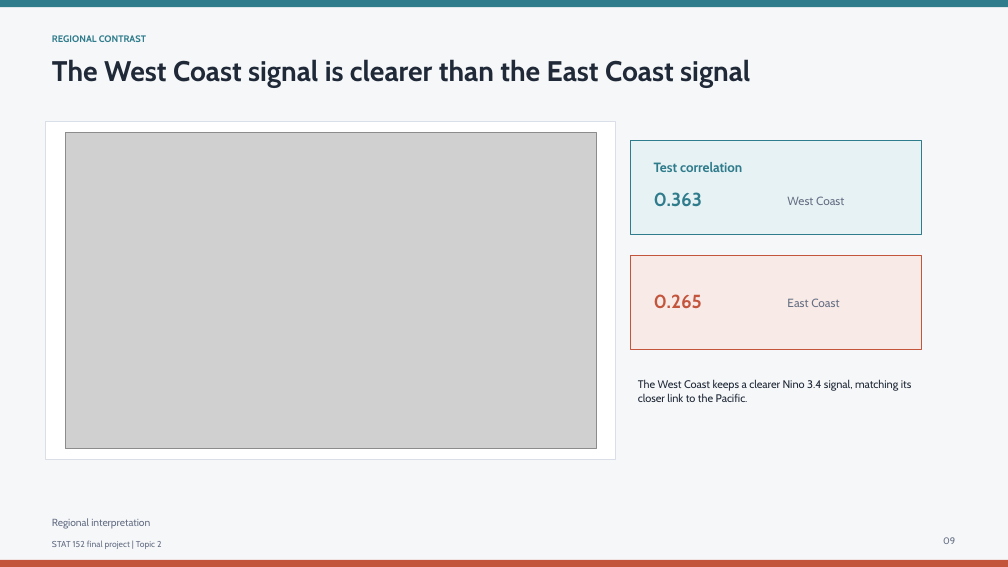
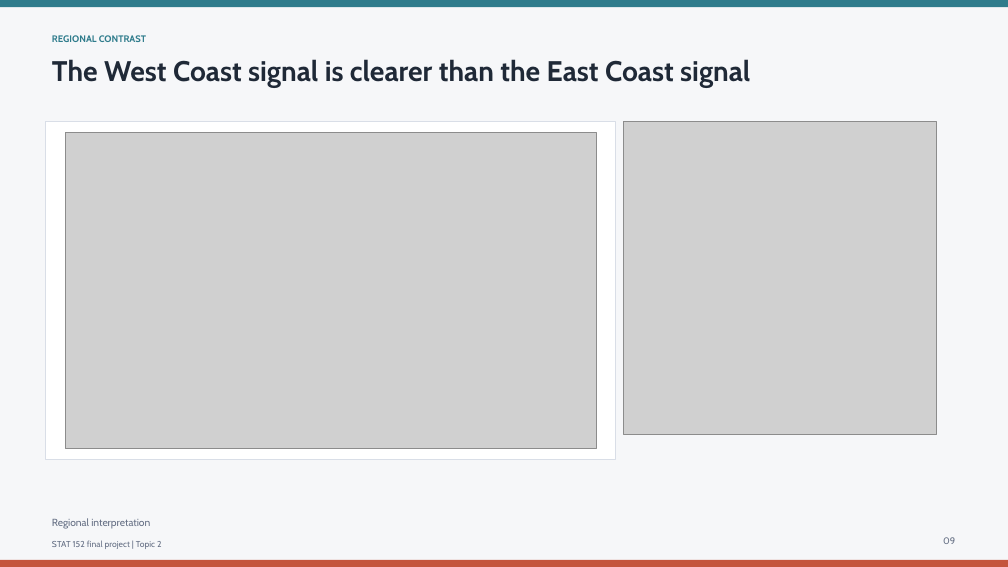
Before and after one commit to Cumuifreer/ucla-stats-152-final-project-topic2, a slide deck: slide 9 of coastal-temperature-prediction.pptx. Drawn at 1008x567 pixels with LibreOffice and Linux fonts; fonts in the diff are those of the drawing; grey boxes stand for pictures. Boxes give left, top, right and bottom in pixels: in the first picture for what was removed or moved away, otherwise in the second. Text is boxed around its words. In the diff, an @@ line names an element or a change of style, - is before the commit and + after.

```diff
--- a/coastal-temperature-prediction.pptx
+++ b/coastal-temperature-prediction.pptx
@@ picture added at [624,122,937,435] @@
@@ rectangle removed at [630,140,921,234] @@
@@ text removed at [654,162,742,172] @@
-Test correlation
@@ text removed at [654,192,702,206] @@
-0.363
@@ text removed at [787,196,844,205] @@
-West Coast
@@ rectangle removed at [630,256,921,350] @@
@@ text removed at [654,294,702,308] @@
-0.265
@@ text removed at [787,298,839,307] @@
-East Coast
@@ text removed at [638,379,912,402] @@
-The West Coast keeps a clearer Nino 3.4 signal, matching its closer link to the Pacific.
```
Also in this commit, not shown: 2 other slides changed, 2 other files.
